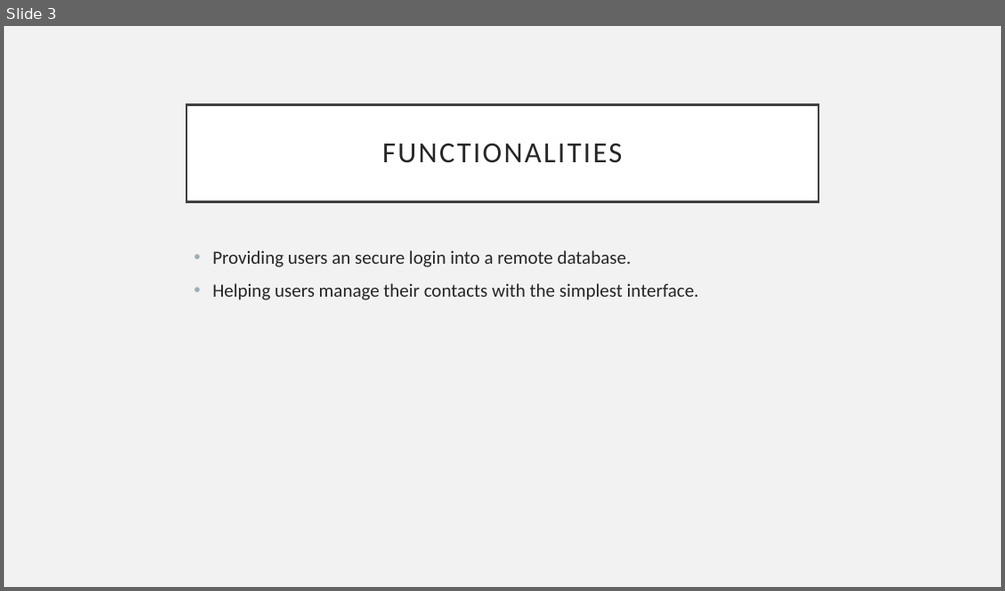
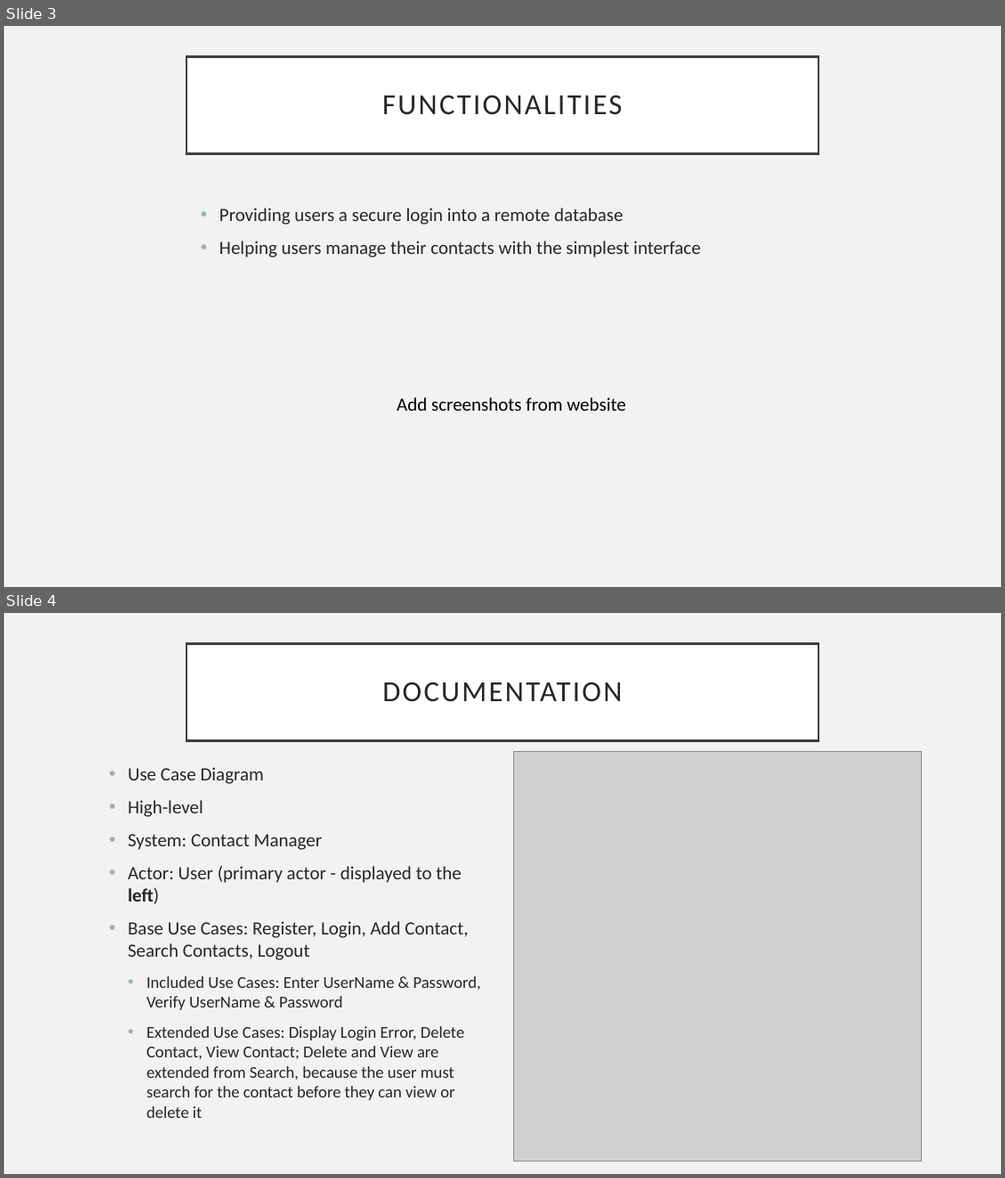
Before and after one commit to SudoKudo/P.O.O.P-Small-Project, a slide deck: SmallProject-Slides.pptx. Shown one above the other, each under a label of ours: slide 3 before the commit, slides 3 and 4 after it. The pictures are 1005x591 and 1005x1178 pixels, drawn with LibreOffice and Linux fonts; fonts in the diff are those of the drawing; grey boxes stand for pictures. Boxes give left, top, right and bottom in pixels: in the first picture for what was removed or moved away, otherwise in the second. Text is boxed around its words. In the diff, an @@ line names an element or a change of style, - is before the commit and + after.

```diff
--- a/SmallProject-Slides.pptx
+++ b/SmallProject-Slides.pptx
@@ slide 4 added at [4,613,1001,1174], background #F2F2F2 @@
@@ title added at [186,643,818,741], fill #FFFFFF, outline #404040 2.5 pt, 28 pt, text #262626 @@
+DOCUMENTATION
@@ text added at [128,767,481,1118], 16 pt, text #262626 @@
+• Use Case Diagram
+• High-level
+• System: Contact Manager
+• Actor: User (primary actor - displayed to the left)
+• Base Use Cases: Register, Login, Add Contact, Search Contacts, Logout
+  • Included Use Cases: Enter UserName & Password, Verify UserName & Password
+  • Extended Use Cases: Display Login Error, Delete Contact, View Contact; Delete and View are extended from Search, because the user must search for the contact before they can view or delete it
@@ picture added at [514,752,922,1161] @@
@@ slide 3 changed as well @@
@@ title "FUNCTIONALITIES": place and size @@
-title "FUNCTIONALITIES" at [186,104,818,201]
+title "FUNCTIONALITIES" at [186,56,818,154]
@@ text at [219,208,701,257]: text changed @@
-• Providing users an secure login into a remote database.
-• Helping users manage their contacts with the simplest interface.
+• Providing users a secure login into a remote database
+• Helping users manage their contacts with the simplest interface
@@ text added at [396,397,625,410], 18 pt, text #000000 @@
+Add screenshots from website
```
Also in this commit, not shown: 5 other slides changed, 3 other slides added, 5 slides removed.
